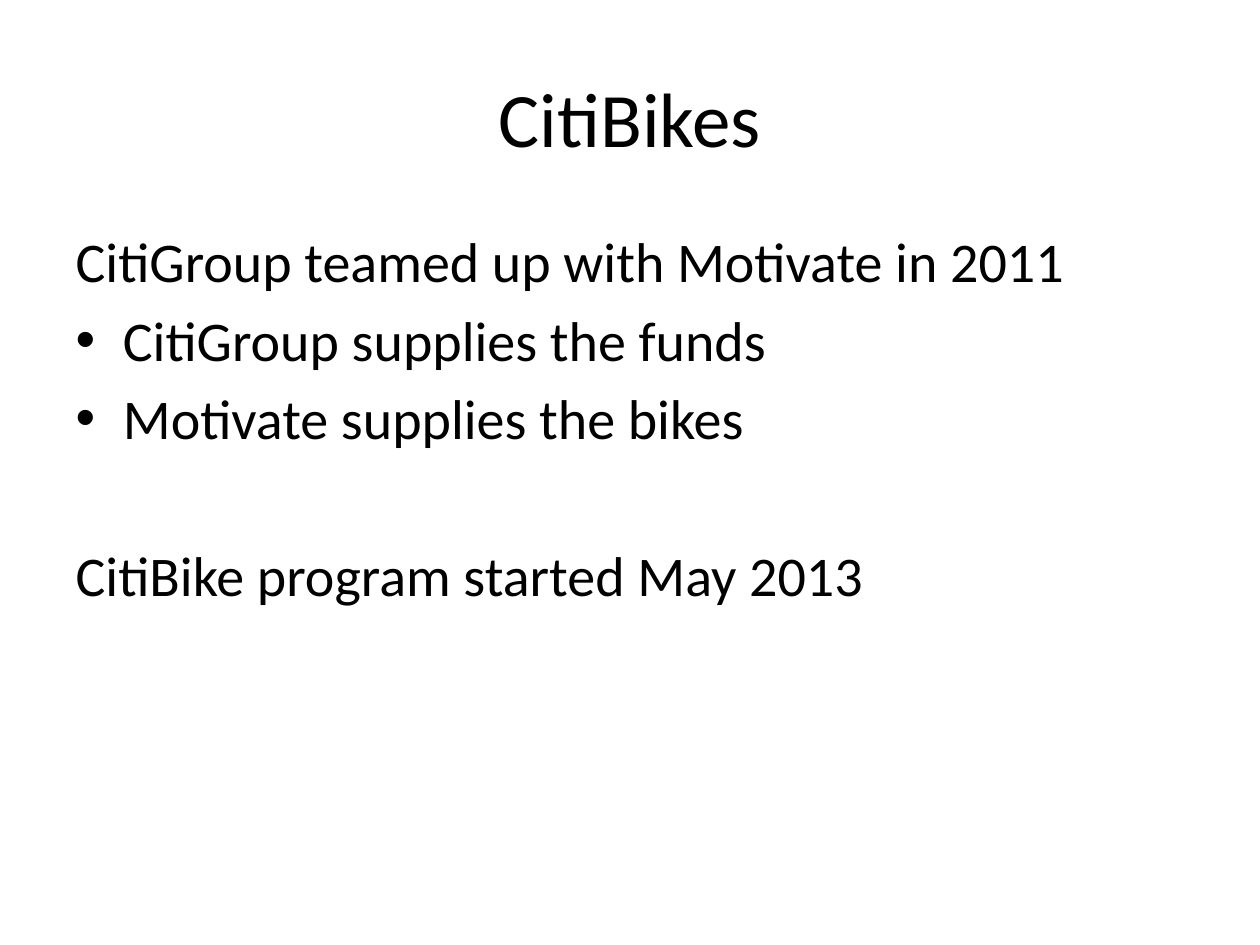
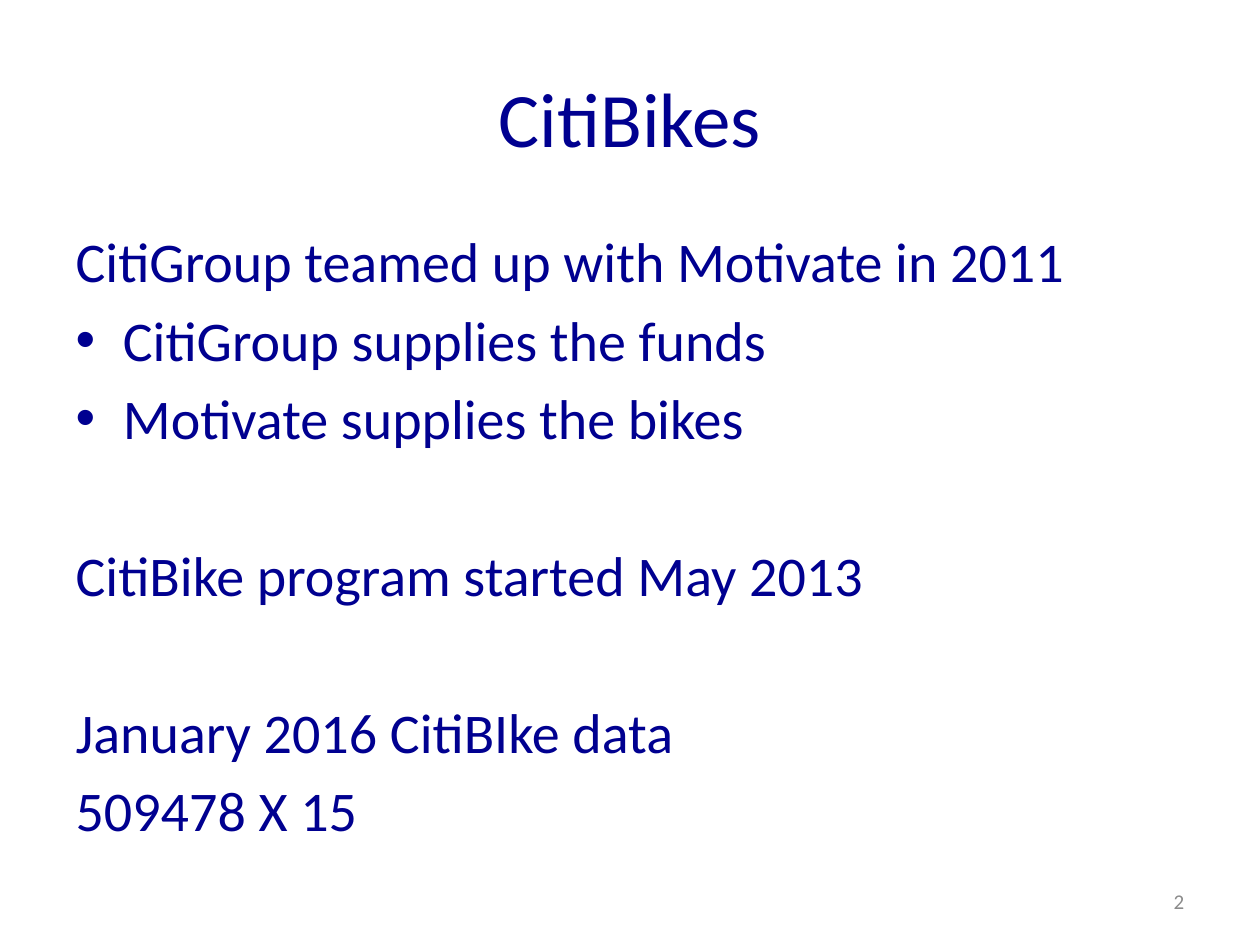
Before and after one commit to nycdatasci/bootcamp005_project, a slide deck: slide 2 of Project1-ExploreVis/Taraqur Rahman/CitiBike_Presentation.pptx (slide 3 before the commit). Drawn at 1260x945 pixels with LibreOffice and Linux fonts; fonts in the diff are those of the drawing. Boxes give left, top, right and bottom in pixels: in the first picture for what was removed or moved away, otherwise in the second. Text is boxed around its words. In the diff, an @@ line names an element or a change of style, - is before the commit and + after.

```diff
--- a/Project1-ExploreVis/Taraqur Rahman/CitiBike_Presentation.pptx
+++ b/Project1-ExploreVis/Taraqur Rahman/CitiBike_Presentation.pptx
@@ title "CitiBikes" at (499, 93, 761, 148): text colour #000000 to #000090 @@
@@ text at (76, 243, 1064, 606): text colour #000000 to #000090 in "CitiGroup teamed up with Motivate in 2011", "CitiGroup supplies the funds", "Motivate supplies the bikes", "CitiBike program started May 2013" @@
@@ text at (76, 714, 673, 832): paragraphs added @@
+January 2016 CitiBIke data
+509478 X 15
@@ page number added at (1174, 895, 1185, 909), 12 pt, text #8C8C8C @@
+2
```
Also in this commit, not shown: 1 other slide changed, 7 slides added, 6 slides removed, 1 other file.
